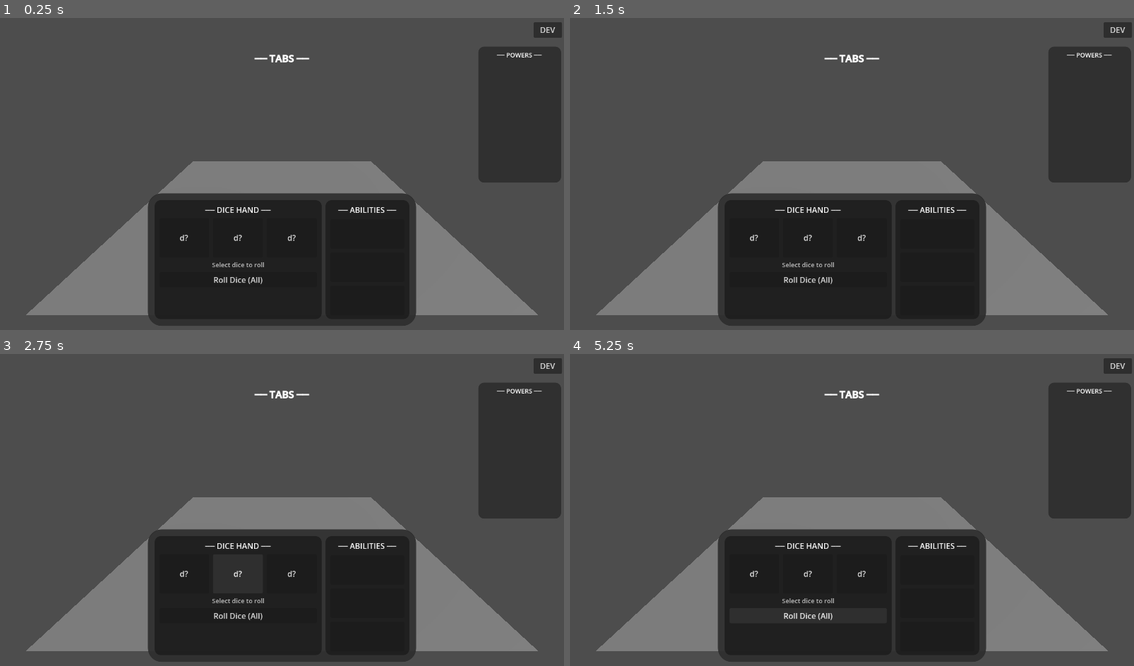
Above: before the commit, frames 1-4 (two rows, left to right).
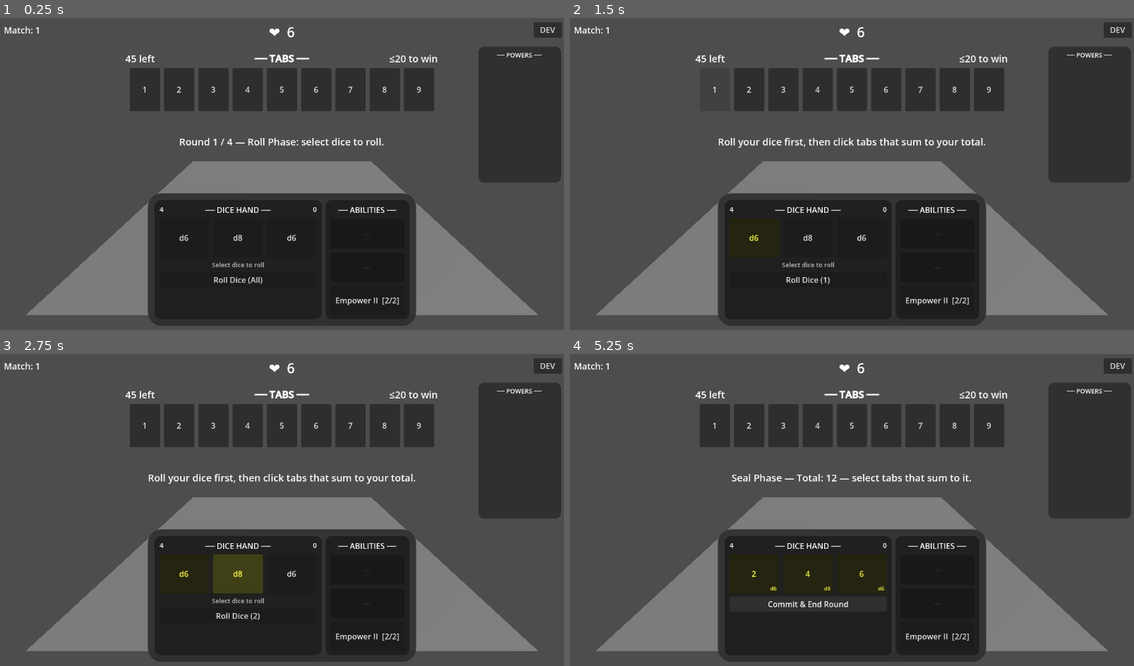
Above: after the commit, the same moments.

Repository: caleb-the-dev/SealTheBox
Game: Godot game, scene res://scenes/match/match.tscn
The game is run twice, just before and just after one commit, with the same random seed, the same clock (stepped at 60 frames per second) and the same inputs.
Inputs (mouse positions are in pixels of both pictures, inside the frame that each line leads up to):
- Up to frame 1 (0.25 s): no input
- Up to frame 2 (1.5 s): click (756, 236) at 0.5 s, where only the run before the commit has a clickable "d?"; click (716, 89) at 1.25 s, where only the run after the commit has a clickable "1"
- Up to frame 3 (2.75 s): click (236, 572) at 2 s, where only the run before the commit has a clickable "d?"
- Up to frame 4 (5.25 s): click (750, 425) at 2.75 s, where only the run after the commit has a clickable "2"; click (863, 572) at 3.5 s, where only the run before the commit has a clickable "d?"; click (784, 425) at 4.25 s, where only the run after the commit has a clickable "3"; click "Roll Dice (All)" (after the commit: "Roll Dice (3)") at 5 s

The runs differ from the first frame. In frame 1, 7.4% of the frame differs, in the area x 0-78%, y 2-93%; in frame 2, 6.9%; in frame 3, 7.7%; in frame 4, 7.8%.
Error before the commit: Parse Error: Cannot infer the type of "in_overtime" variable because the value doesn't have a set type. (res://scripts/match/round_manager.gd:128)

Commit message:
fix: explicit bool type for in_overtime to satisfy GDScript type inference
Co-Authored-By: Claude Sonnet 4.6 <noreply@anthropic.com>

Diff:
--- a/seal-the-box/scripts/match/round_manager.gd
+++ b/seal-the-box/scripts/match/round_manager.gd
@@ -125,7 +125,7 @@
 		return
 	_dice_pool.discard_hand()
 	GameState.dice_hand = []
-	var in_overtime := GameState.round > GameState.round_limit
+	var in_overtime: bool = GameState.round > GameState.round_limit
 	if in_overtime:
 		GameState.hp -= 1
 	round_ended.emit(GameState.round)
